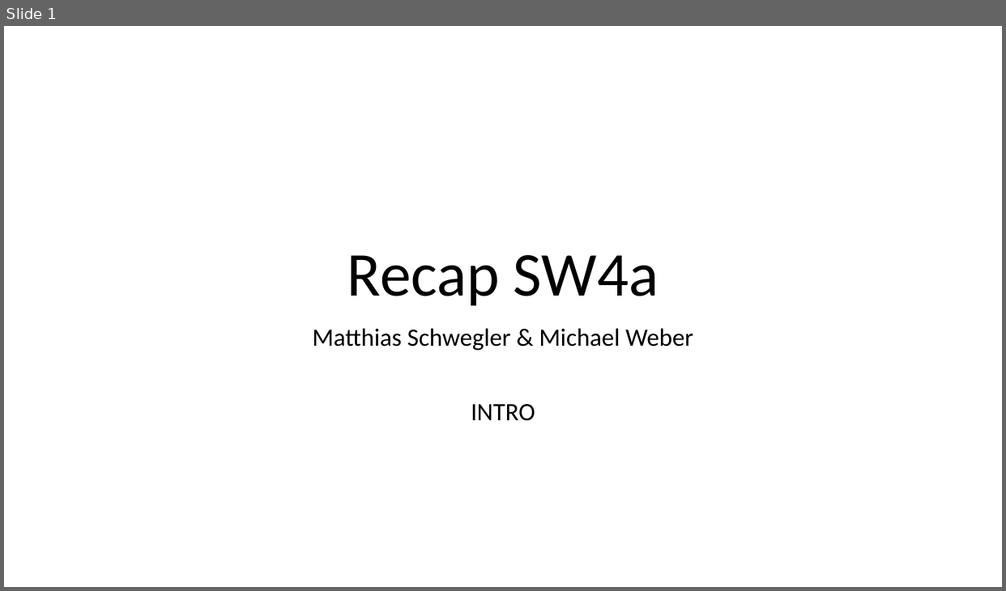
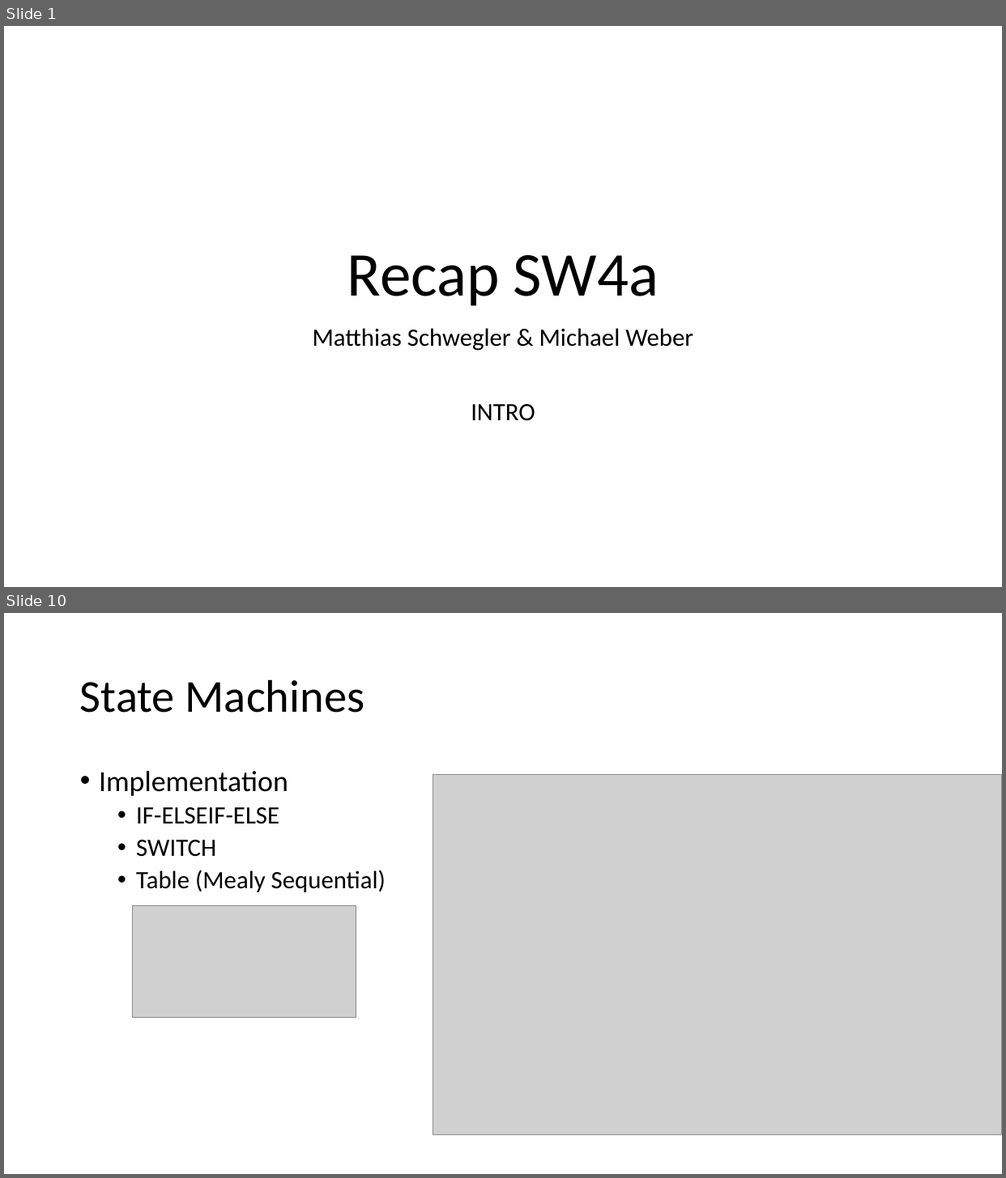
Before and after one commit to tdweber/Schweg_Web, a slide deck: SW04a Recap Schwegler Weber.pptx. Shown one above the other, each under a label of ours: slide 1 before the commit, slides 1 and 10 after it; the slides between them are not shown. The pictures are 1006x591 and 1006x1178 pixels, drawn with LibreOffice and Linux fonts; fonts in the diff are those of the drawing; grey boxes stand for pictures. Boxes give left, top, right and bottom in pixels: in the first picture for what was removed or moved away, otherwise in the second. Text is boxed around its words. In the diff, an @@ line names an element or a change of style, - is before the commit and + after.

```diff
--- a/SW04a Recap Schwegler Weber.pptx
+++ b/SW04a Recap Schwegler Weber.pptx
@@ slide 10 added at (4, 613, 1002, 1174), background #FFFFFF @@
@@ title added at (80, 679, 364, 713), 44 pt, text #000000 @@
+State Machines
@@ text added at (99, 771, 386, 892), 24 pt, text #000000 @@
+• Implementation
+  • IF-ELSEIF-ELSE
+  • SWITCH
+  • Table (Mealy Sequential)
@@ picture added at (433, 774, 1002, 1135) @@
@@ picture added at (132, 905, 356, 1017) @@
```
Also in this commit, not shown: 6 slides changed, 8 other slides added, 2 slides removed.
